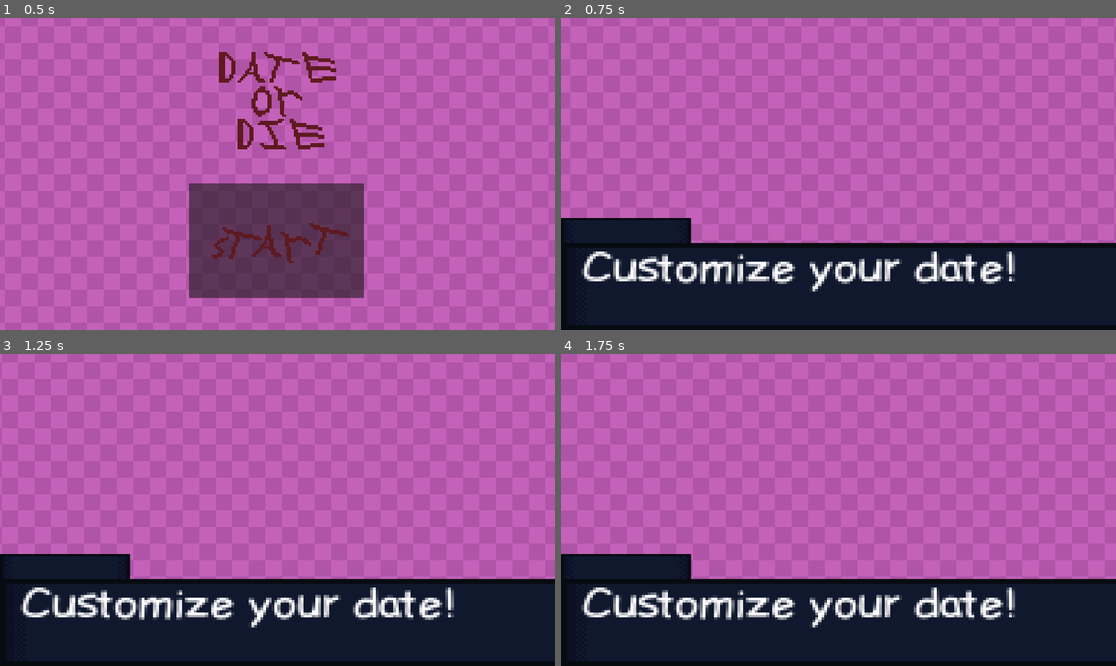
Above: before the commit, frames 1-4 (two rows, left to right).
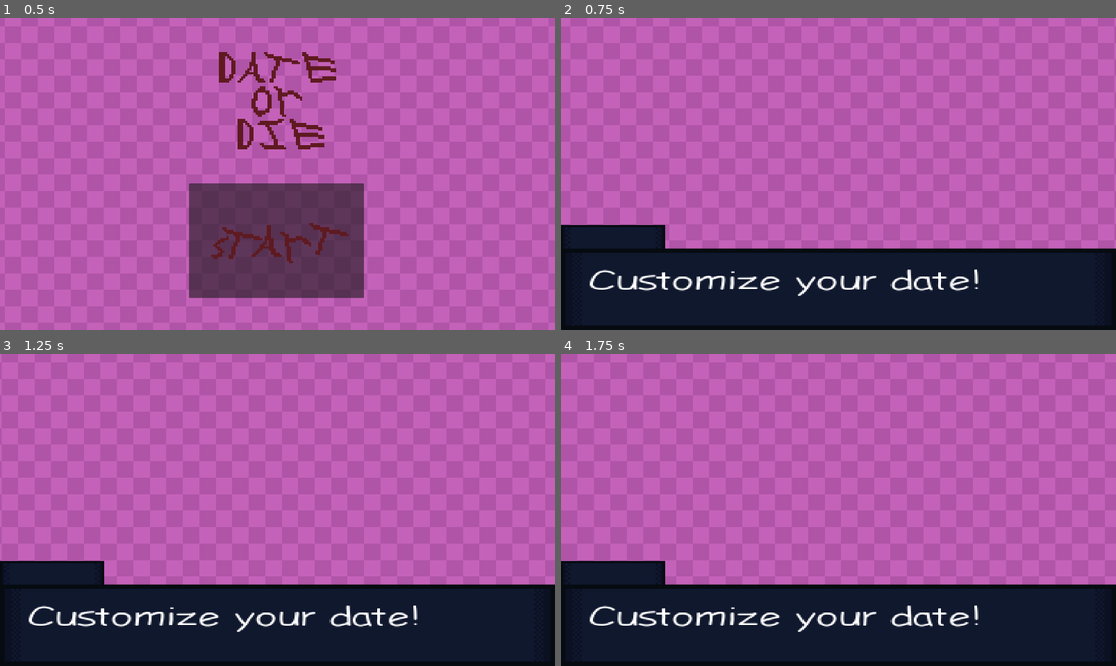
Above: after the commit, the same moments.

Repository: rose-thunder/gamejam
Game: Godot game, scene res://MainMenu.tscn
Same seed, same stepped clock (60 frames per second), same inputs: the game is played once before the commit and once after it.
Inputs (mouse positions are in pixels of both pictures, inside the frame that each line leads up to):
- Up to frame 1 (0.5 s): no input
- Up to frame 2 (0.75 s): click (838, 239) at 0.5 s
- Up to frame 3 (1.25 s): no input
- Up to frame 4 (1.75 s): no input

Frame 1 is identical in both runs. In frame 2, 8.7% of the frame differs, in the area x 0-100%, y 63-99%; in frame 3, 8.7%; in frame 4, 8.7%.

Commit message:
fixed customization

Diff:
--- a/game jam/characterCustomization.tscn
+++ b/game jam/characterCustomization.tscn
@@ -1,7 +1,7 @@
 [gd_scene load_steps=7 format=3 uid="uid://domreoxq45pp6"]
 
-[ext_resource type="Texture2D" uid="uid://djof07jhc2vq1" path="res://assets/text box.png" id="2_l0wk0"]
-[ext_resource type="FontFile" uid="uid://30oag2tv4q1w" path="res://assets/ldfcomicsans-font/Ldfcomicsans-jj7l.ttf" id="3_nwldk"]
+[ext_resource type="Texture2D" uid="uid://d0hxwyhhi6nqe" path="res://assets/text_box.png" id="1_gu03t"]
+[ext_resource type="FontFile" uid="uid://biekrowj30rpa" path="res://assets/ldfcomicsans-font/Ldfcomicsanslight-6dZo.ttf" id="2_bnls7"]
 [ext_resource type="Texture2D" uid="uid://6mr4hnkew5cs" path="res://assets/checkerboards/checkerboard2.png" id="3_s8bm8"]
 
 [sub_resource type="Animation" id="Animation_xbvdj"]
@@ -45,18 +45,21 @@
 
 [node name="textBox" type="Sprite2D" parent="."]
 z_index = 1
-position = Vector2(1200, 886)
-scale = Vector2(10, 8.64444)
-texture = ExtResource("2_l0wk0")
+position = Vector2(960, 898.625)
+scale = Vector2(1, 1.01319)
+texture = ExtResource("1_gu03t")
 
 [node name="Label" type="Label" parent="textBox"]
-offset_left = -112.4
-offset_top = -12.1
-offset_right = -72.4
-offset_bottom = 10.9
-theme_override_fonts/font = ExtResource("3_nwldk")
-theme_override_font_sizes/font_size = 0
-text = "Customize your date!"
+custom_minimum_size = Vector2(10, 10)
+offset_left = -860.0
+offset_top = -150.0
+offset_right = -118.88
+offset_bottom = 140.16
+scale = Vector2(5, 3)
+theme_override_fonts/font = ExtResource("2_bnls7")
+theme_override_font_sizes/font_size = 30
+text = "
+	Customize your date!"
 
 [node name="AnimationPlayer" type="AnimationPlayer" parent="."]
 libraries = {
Binary file added: game jam/assets/text_box.png
Not shown, added: game jam/assets/text_box.png.import
